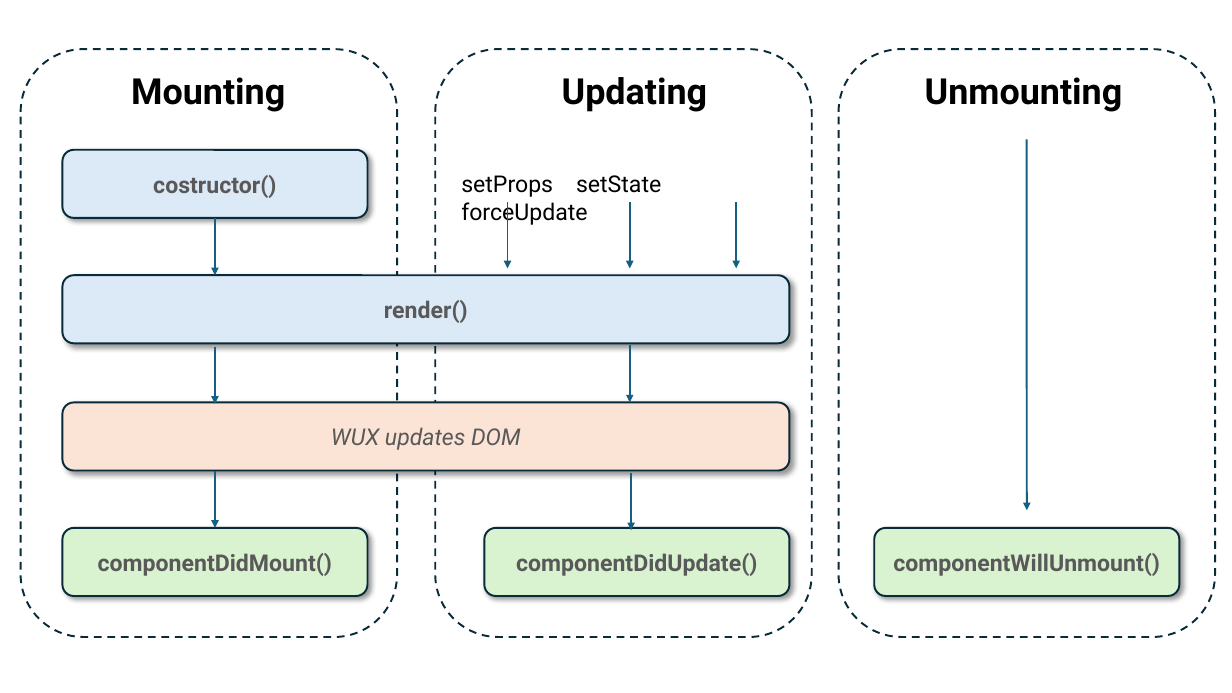
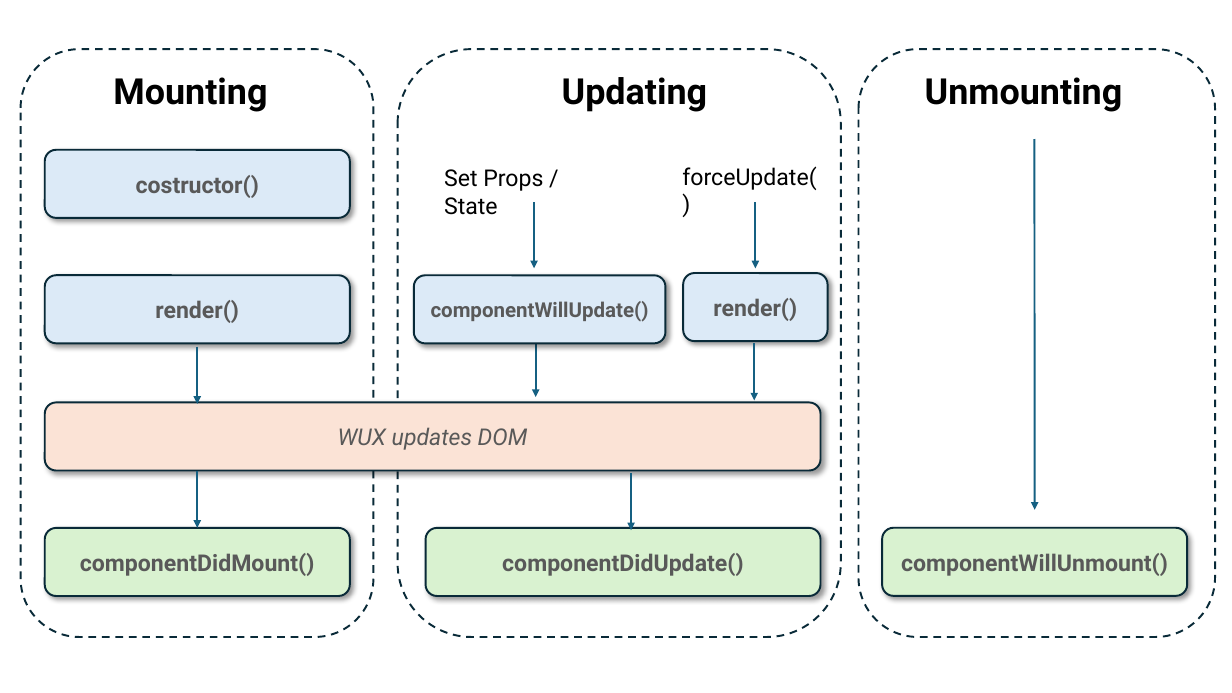
Before and after one commit to giosil/wux, a slide deck: slide 1 of WUX_lifecycle.pptx. Drawn at 1232x693 pixels with LibreOffice and Linux fonts; fonts in the diff are those of the drawing. Boxes give left, top, right and bottom in pixels: in the first picture for what was removed or moved away, otherwise in the second. Text is boxed around its words. In the diff, an @@ line names an element or a change of style, - is before the commit and + after.

```diff
--- a/WUX_lifecycle.pptx
+++ b/WUX_lifecycle.pptx
@@ rounded rectangle: place and size @@
-rounded rectangle at (20,49,396,637)
+rounded rectangle at (20,49,373,637)
@@ rounded rectangle: place and size @@
-rounded rectangle at (435,49,811,637)
+rounded rectangle at (397,49,841,637)
@@ rounded rectangle: place and size @@
-rounded rectangle at (839,49,1215,637)
+rounded rectangle at (859,49,1215,637)
@@ arrow moved from (1027, 140) - (1027, 510) to (1035, 139) - (1035, 510) @@
@@ text added at (444,169,543,215), 18 pt, text #000000 @@
+Set Props / State
@@ text at (682,166,816,190): text changed @@
-setProps setState forceUpdate
+forceUpdate()
@@ arrow moved from (507, 202) - (507, 268) to (534, 202) - (534, 268) @@
@@ arrow removed from (630, 202) to (630, 268) @@
@@ arrow moved from (737, 202) - (737, 268) to (755, 202) - (755, 268) @@
@@ rounded rectangle "render()": place and size @@
-rounded rectangle "render()" at (63,275,790,344)
+rounded rectangle "render()" at (44,275,349,344)
@@ rounded rectangle added at (414,275,665,344), fill #DCEAF7, outline #092A39 1.5 pt, 16 pt, text #595959, bold @@
+componentWillUpdate()
@@ rounded rectangle added at (683,274,827,342), fill #DCEAF7, outline #092A39 1.5 pt, 18 pt, text #595959, bold @@
+render()
@@ arrow moved from (215, 347) - (215, 404) to (198, 347) - (198, 404) @@
@@ arrow moved from (630, 345) - (630, 403) to (536, 340) - (536, 397) @@
@@ arrow moved from (215, 218) - (215, 275) to (754, 343) - (754, 400) @@
@@ rounded rectangle "WUX updates DOM": place and size @@
-rounded rectangle "WUX updates DOM" at (63,403,790,471)
+rounded rectangle "WUX updates DOM" at (44,403,821,471)
@@ arrow moved from (215, 470) - (215, 528) to (198, 470) - (198, 528) @@
@@ 2 rounded rectangles, 1 text: place and size @@
-2 rounded rectangles, 1 text at (63,77,368,596)
+2 rounded rectangles, 1 text at (44,77,349,596)
@@ rounded rectangle "componentDidUpdate()": place and size @@
-rounded rectangle "componentDidUpdate()" at (484,528,789,596)
+rounded rectangle "componentDidUpdate()" at (426,528,821,596)
@@ rounded rectangle "componentWillUnmount()": place and size @@
-rounded rectangle "componentWillUnmount()" at (874,528,1179,596)
+rounded rectangle "componentWillUnmount()" at (883,528,1188,596)
```
Also in this commit, not shown: 1 other file.
